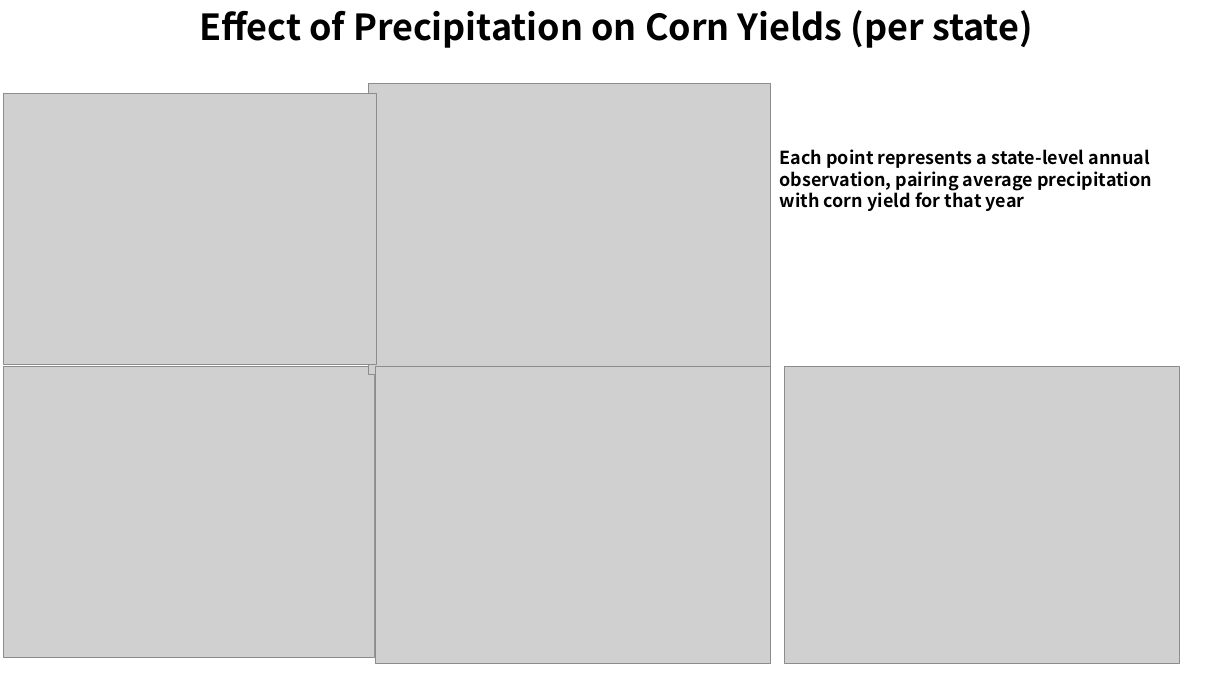
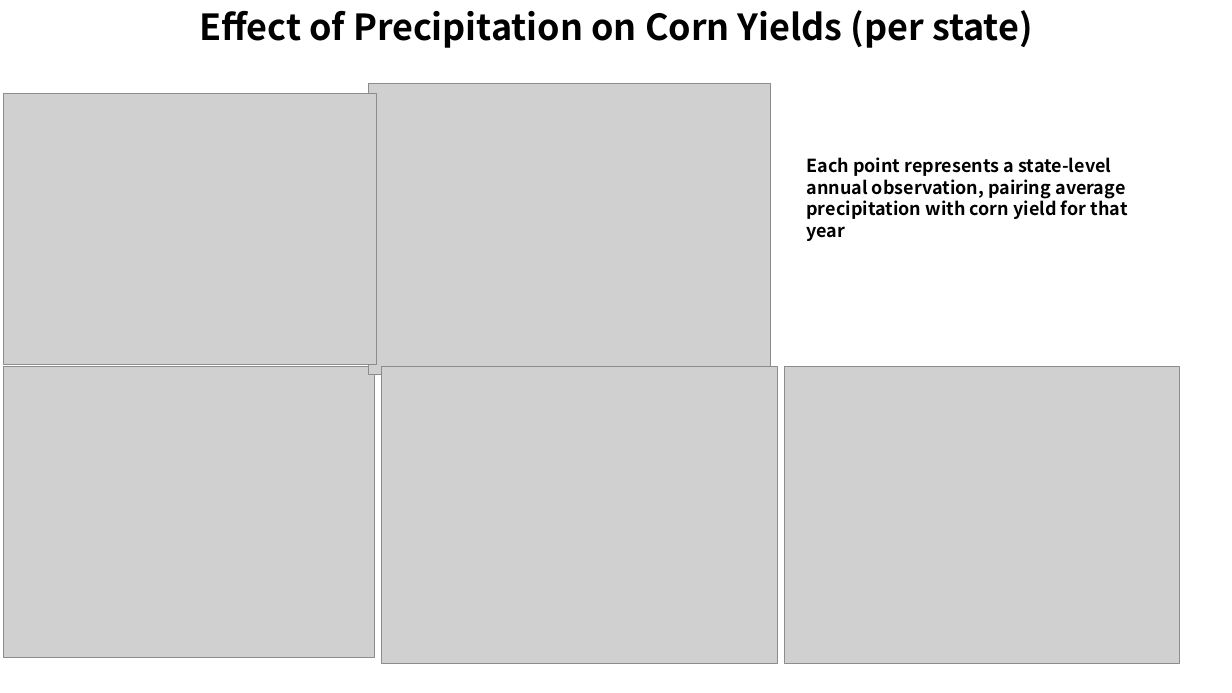
Before and after one commit to yilongxu-usc/dsci510_fall2025_final_project, a slide deck: slide 8 of doc/yilong_xu_presentation.pptx. Drawn at 1232x693 pixels with LibreOffice and Linux fonts; fonts in the diff are those of the drawing; grey boxes stand for pictures. Boxes give left, top, right and bottom in pixels: in the first picture for what was removed or moved away, otherwise in the second. Text is boxed around its words. In the diff, an @@ line names an element or a change of style, - is before the commit and + after.

```diff
--- a/doc/yilong_xu_presentation.pptx
+++ b/doc/yilong_xu_presentation.pptx
@@ text "Each point represents a state-level ..." rewrapped from box(780, 149, 1152, 211) to box(806, 157, 1128, 241) @@
@@ picture: place and size @@
-picture at box(375, 367, 771, 664)
+picture at box(382, 367, 777, 664)
```
Also in this commit, not shown: 9 other slides changed, 2 other files.
